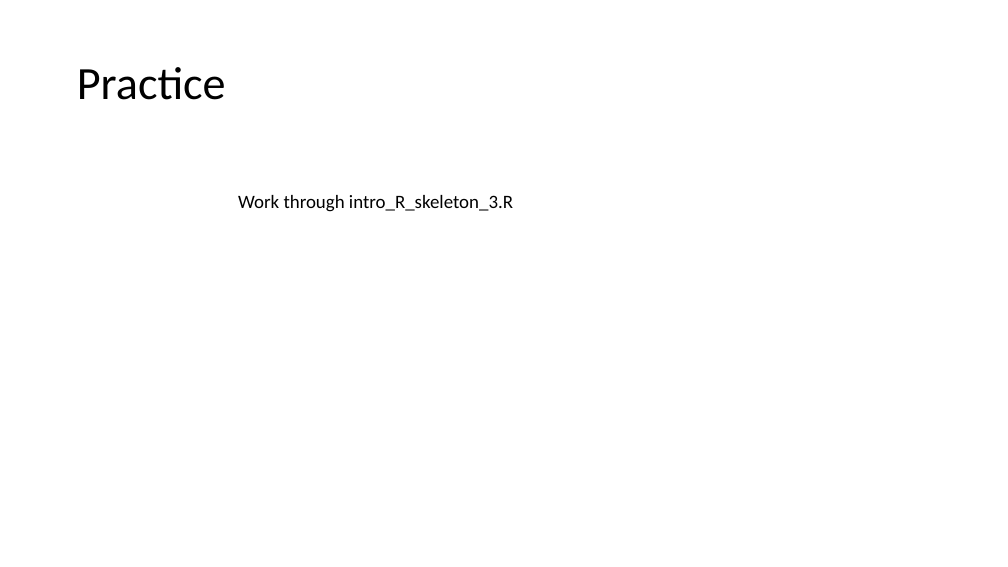
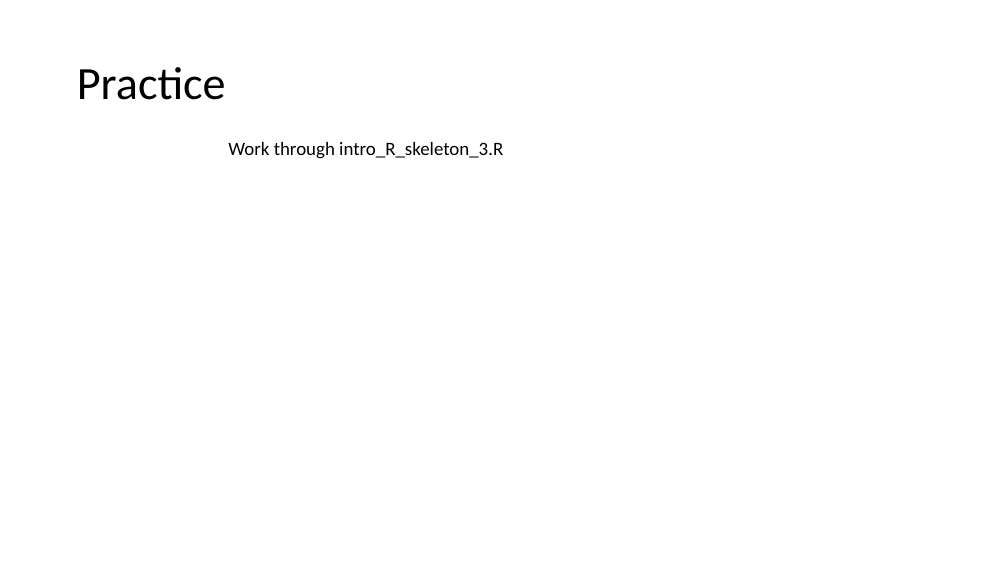
Before and after one commit to jraab/GNET749_RNAseq, a slide deck: slide 26 of lectures/2024_GNET749_Lecture3.pptx. Drawn at 1008x567 pixels with LibreOffice and Linux fonts; fonts in the diff are those of the drawing. Boxes give left, top, right and bottom in pixels: in the first picture for what was removed or moved away, otherwise in the second. Text is boxed around its words. In the diff, an @@ line names an element or a change of style, - is before the commit and + after.

Commit message:
update lecture

```diff
--- a/lectures/2024_GNET749_Lecture3.pptx
+++ b/lectures/2024_GNET749_Lecture3.pptx
@@ text "Work through intro_R_skeleton_3.R": place and size @@
-text "Work through intro_R_skeleton_3.R" at (238, 195, 513, 212)
+text "Work through intro_R_skeleton_3.R" at (228, 142, 503, 159)
```
Also in this commit, not shown: 1 slide added, 1 other file.
